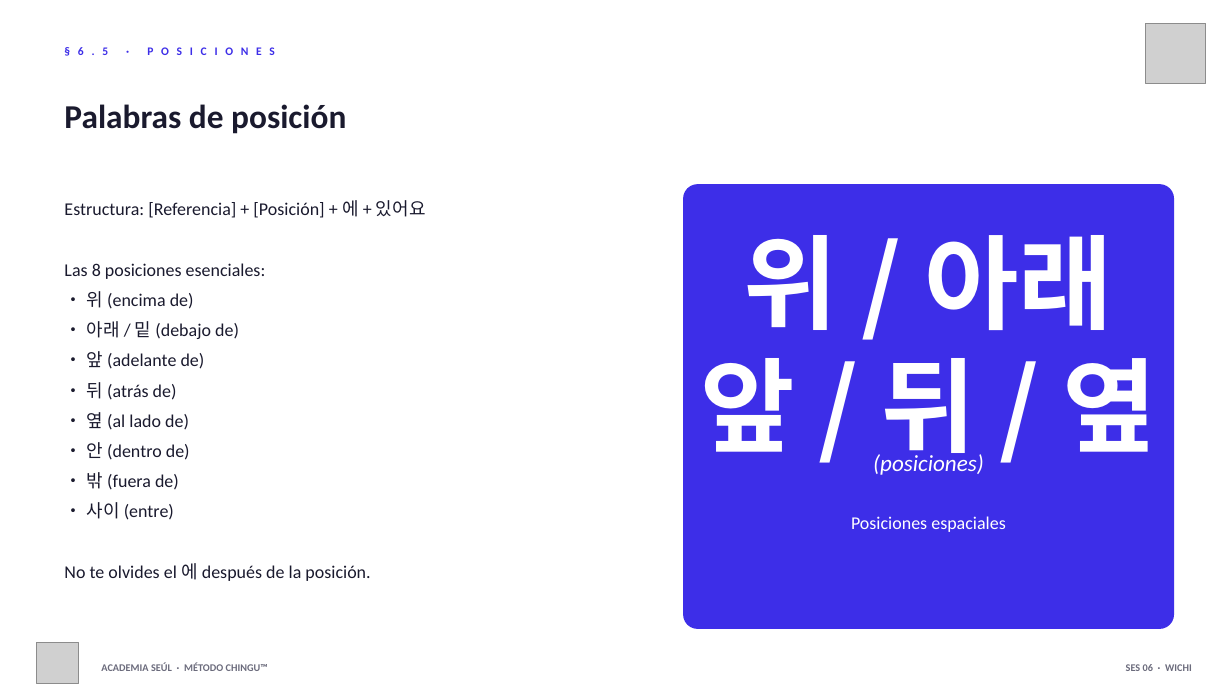
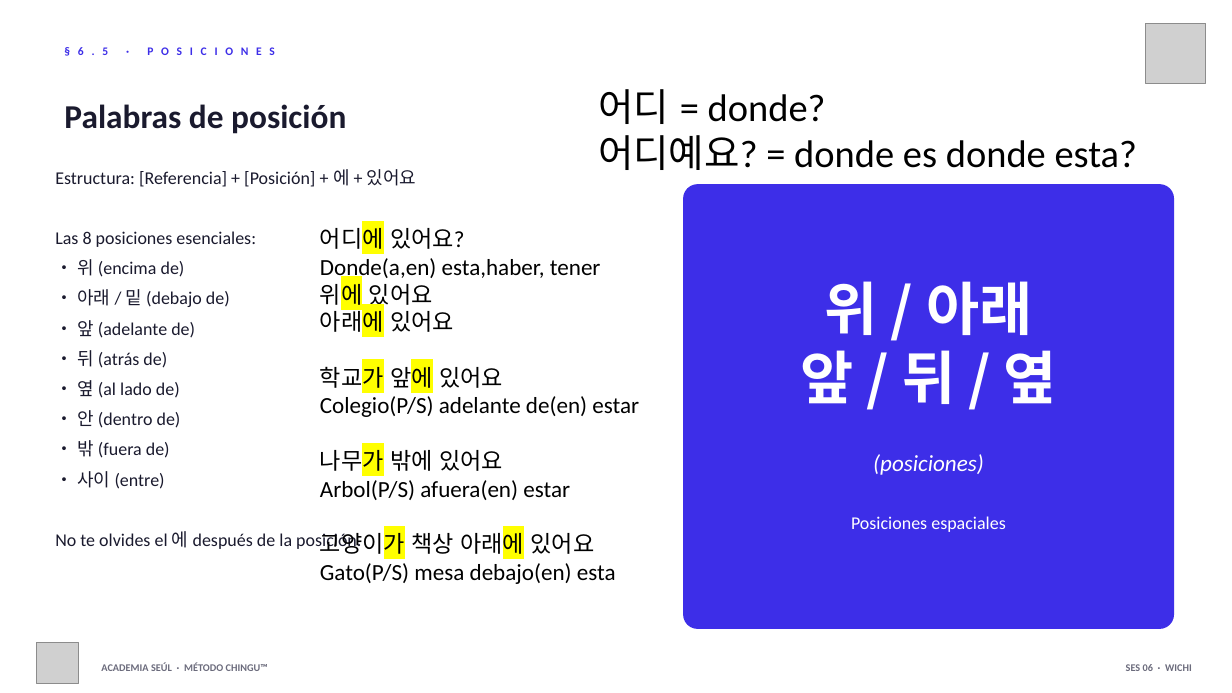
Before and after one commit to academiaseul/ACADEMIASEULWEB, a slide deck: slide 8 of A1_Nivel_1/06_Ubicacion/Sesion_06_Ubicacion.pptx (slide 7 before the commit). Drawn at 1232x693 pixels with LibreOffice and Linux fonts; fonts in the diff are those of the drawing; grey boxes stand for pictures. Boxes give left, top, right and bottom in pixels: in the first picture for what was removed or moved away, otherwise in the second. Text is boxed around its words. In the diff, an @@ line names an element or a change of style, - is before the commit and + after.

```diff
--- a/A1_Nivel_1/06_Ubicacion/Sesion_06_Ubicacion.pptx
+++ b/A1_Nivel_1/06_Ubicacion/Sesion_06_Ubicacion.pptx
@@ text added at <box>598,89,1137,170</box>, 30 pt, text #000000 @@
+어디 = donde?
+어디예요? = donde es donde esta?
@@ text "Estructura: [Referencia] + [Posición] + ...": place and size @@
-text "Estructura: [Referencia] + [Posición] + ..." at <box>64,200,426,581</box>
+text "Estructura: [Referencia] + [Posición] + ..." at <box>55,169,417,551</box>
@@ text added at <box>320,224,639,584</box>, 18 pt, text #000000 @@
+어디에 있어요?
+Donde(a,en) esta,haber, tener
+위에 있어요
+아래에 있어요
+학교가 앞에 있어요
+Colegio(P/S) adelante de(en) estar
+나무가 밖에 있어요
+Arbol(P/S) afuera(en) estar
+고양이가 책상 아래에 있어요
+Gato(P/S) mesa debajo(en) esta
@@ text "위 / 아래" at <box>800,281,1057,404</box>: size 80 to 45 pt @@
```
Also in this commit, not shown: 9 other slides changed, 2 slides added, 14 other files.
